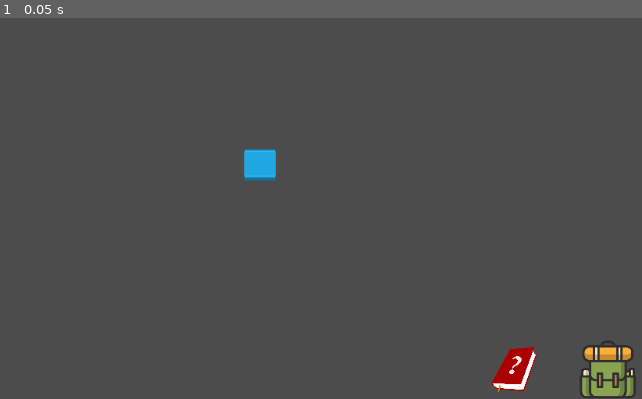
Above: before the commit, frame 1.
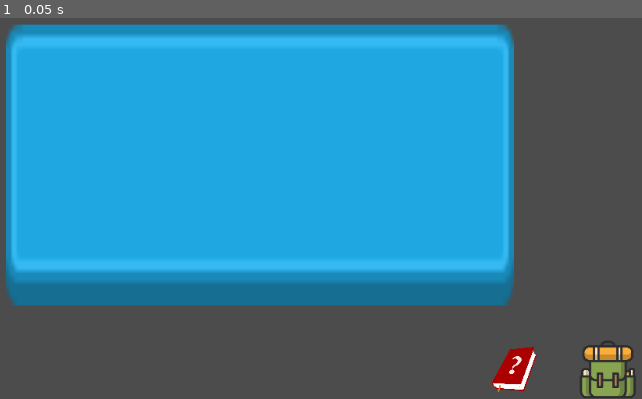
Above: after the commit, the same moment.

Repository: kleimaj/gaming-club-dev
Game: Godot game, scene res://Interface/HUD.tscn
Two runs of this game, one before a commit and one after it. Both use one fixed random seed, a clock stepped at 60 frames per second and the inputs below. The project has no main scene, so this scene is started directly.
Inputs:
- Up to frame 1 (0.05 s): no input

The runs differ from the first frame. In frame 1, 58% of the frame differs, in the area x 0-81%, y 1-76%.

Commit message:
adds Background to Backpack

Diff:
--- a/Interface/HUD.tscn
+++ b/Interface/HUD.tscn
@@ -52,15 +52,16 @@
 "_edit_use_anchors_": false
 }
 
-[node name="TextureRect" type="TextureRect" parent="CanvasLayer/Backpack"]
+[node name="Background" type="TextureRect" parent="CanvasLayer/Backpack"]
 anchor_left = 0.5
 anchor_top = 0.5
 anchor_right = 0.5
 anchor_bottom = 0.5
-margin_left = -20.0
-margin_top = -20.0
-margin_right = 20.0
-margin_bottom = 20.0
+margin_left = -325.0
+margin_top = -180.0
+margin_right = 325.0
+margin_bottom = 180.0
+rect_min_size = Vector2( 650, 360 )
 texture = ExtResource( 4 )
 expand = true
 [connection signal="pressed" from="CanvasLayer/BackpackButton" to="." method="_on_BackpackButton_pressed"]
